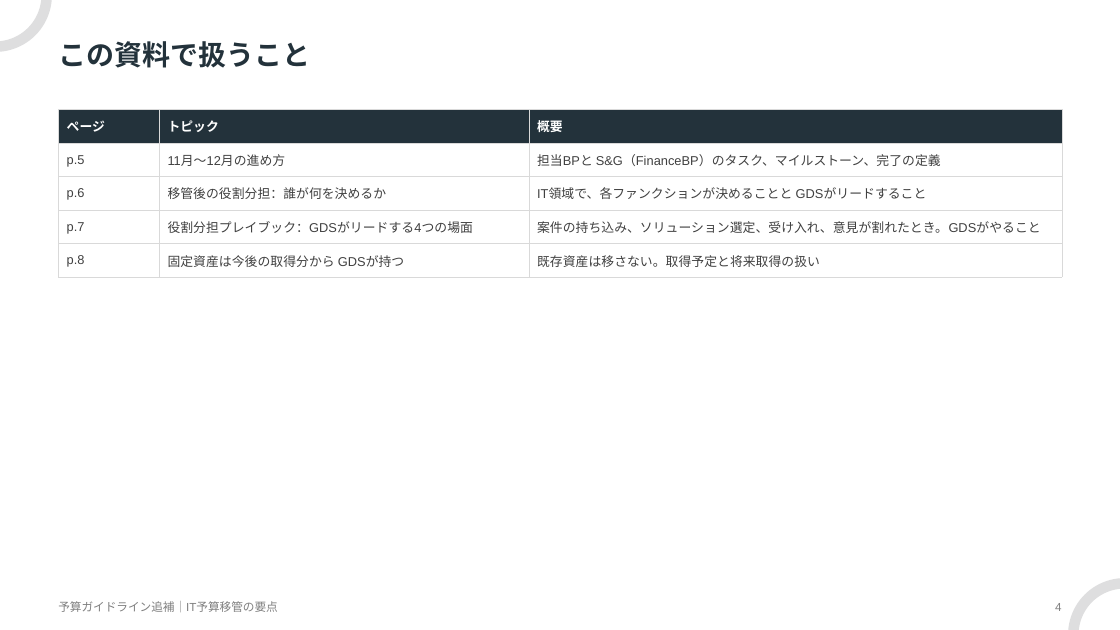
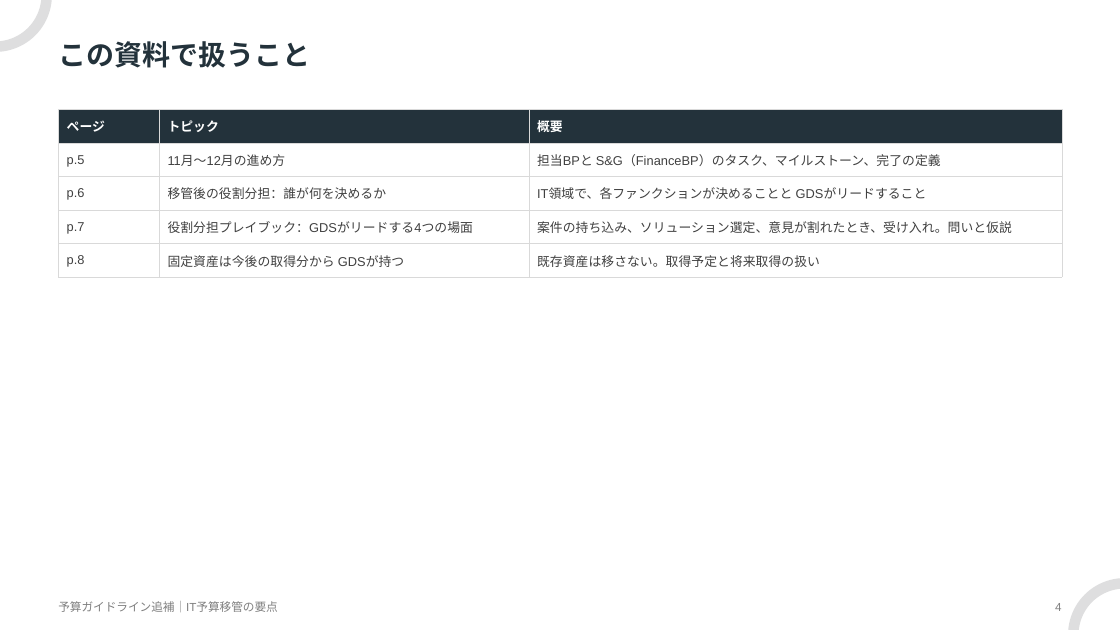
Before and after one commit to hiroyasu-komaki/temp, a slide deck: slide 4 of budget-transfer/kickoff/IT予算移管の要点_予算ガイドライン追補.pptx. Drawn at 1120x630 pixels with LibreOffice and Linux fonts; fonts in the diff are those of the drawing. Boxes give left, top, right and bottom in pixels: in the first picture for what was removed or moved away, otherwise in the second. Text is boxed around its words. In the diff, an @@ line names an element or a change of style, - is before the commit and + after.

```diff
--- a/budget-transfer/kickoff/IT予算移管の要点_予算ガイドライン追補.pptx
+++ b/budget-transfer/kickoff/IT予算移管の要点_予算ガイドライン追補.pptx
@@ table at box(58, 109, 1061, 277) @@
-row 4, column 3: 案件の持ち込み、ソリューション選定、受け入れ、意見が割れたとき。GDSがやること
+row 4, column 3: 案件の持ち込み、ソリューション選定、意見が割れたとき、受け入れ。問いと仮説
```
Also in this commit, not shown: 2 other slides changed, 3 other files.
